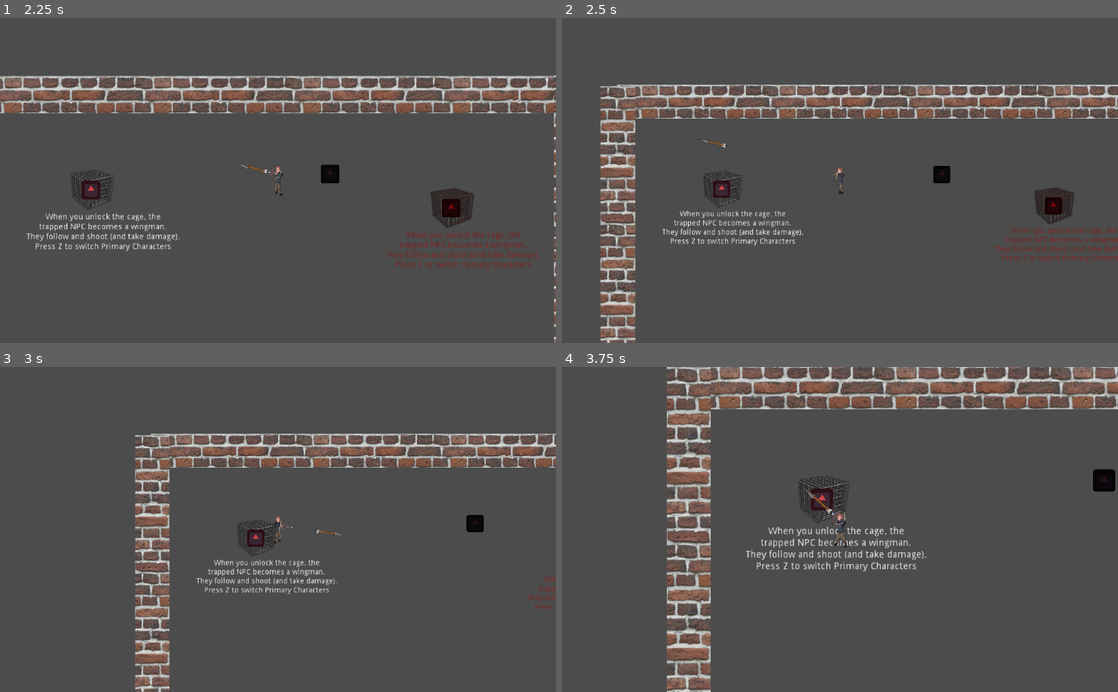
Above: before the commit, frames 1-4 (two rows, left to right).
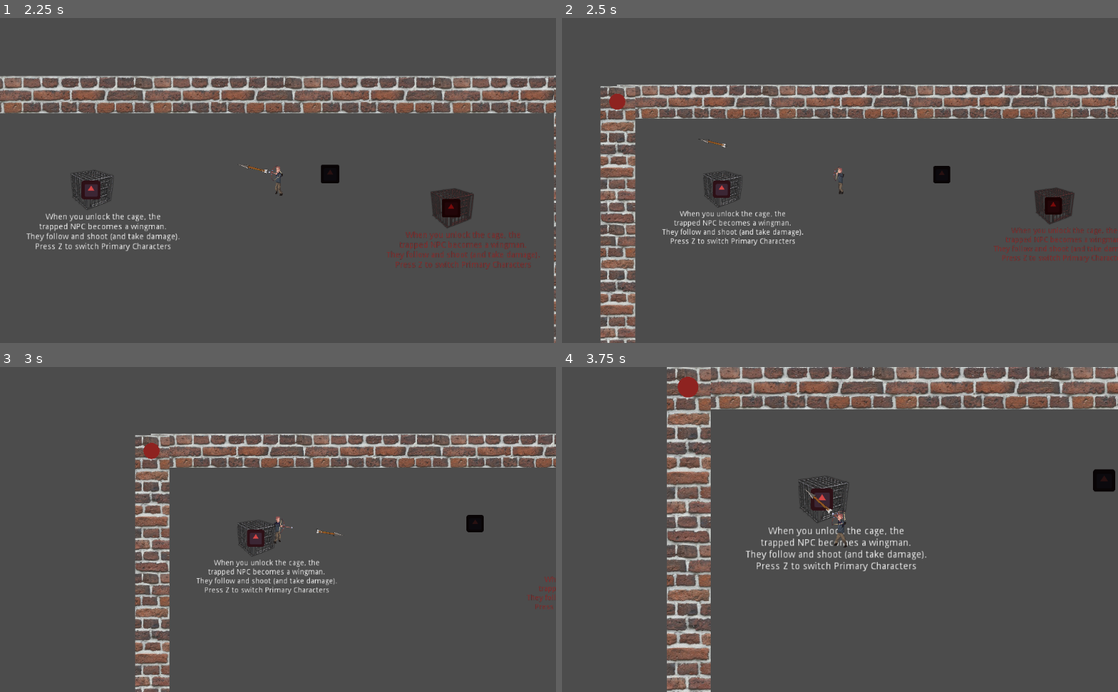
Above: after the commit, the same moments.

Repository: godot-wildlings/rogue
Game: Godot game, scene res://Main.tscn
Same seed, same stepped clock (60 frames per second), same inputs: the game is played once before the commit and once after it. The engine's default icon, where the game draws it, is replaced by a stand-in: a white triangle on a blue panel in a dark square.
Inputs (mouse positions are in pixels of both pictures, inside the frame that each line leads up to):
- Up to frame 1 (2.25 s): tap Enter at 0.5 s; move the mouse to (250, 245) at 0.52 s; hold Space (attack) 0.53-1.28 s; hold W (mv_up) 0.53-2.03 s; click (250, 245) at 0.67 s; move the mouse to (444, 229) at 1.27 s; tap Mouse wheel down (zoom_in) at 1.35 s; click (444, 229) at 1.42 s; move the mouse to (111, 131) at 2.02 s; hold A (mv_left) from 2.03 s (still down); tap Mouse wheel up (zoom_out) at 2.1 s; click (111, 131) at 2.17 s
- Up to frame 2 (2.5 s): keep holding A (mv_left)
- Up to frame 3 (3 s): keep holding A (mv_left); move the mouse to (305, 529) at 2.77 s; tap Space (attack) at 2.85 s; click (305, 529) at 2.92 s
- Up to frame 4 (3.75 s): move the mouse to (756, 448) at 3.52 s; release A (mv_left) at 3.53 s; hold S (mv_down) from 3.53 s (still down); tap Mouse wheel down (zoom_in) at 3.6 s; click (756, 448) at 3.67 s

Frame 1 is identical in both runs. In frame 2, 0.1% of the frame differs, in the area x 8-12%, y 23-29%; in frame 3, 0.1%; in frame 4, 0.2%, in the area x 20-25%, y 2-10%.

Commit message:
adding rudimentary formations
Work in Progress

Diff:
--- a/Characters/NPCWingman.gd
+++ b/Characters/NPCWingman.gd
@@ -6,6 +6,11 @@
 var velocity : Vector2 = Vector2.ZERO
 var speed = 200.0
 var shooting : bool = false
+var blocked : bool = false
+var leader : KinematicBody2D # probably global.player, but maybe someday we'll have other groups in formations.
+
+var formation_position : Vector2
+
 export (PackedScene) var bulletScene = load("res://Projectiles/Arrow/Arrow.tscn")
 
 
@@ -18,7 +23,6 @@
 
 func start():
 	connect("projectile_requested", global.current_level, "_on_projectile_requested")
-	connect("follower_acquired", global.player, "_on_NPC_follower_acquired")
 
 
 # Called every frame. 'delta' is the elapsed time since the previous frame.
@@ -32,29 +36,74 @@
 
 func aggregate_vectors():
 	var returnVec : Vector2 = Vector2.ZERO
-	returnVec += get_follow_player_vector()
+	var blocked = is_blocked()
+
+	if blocked:
+		returnVec += get_formation_vector()
+	else:
+		returnVec += get_follow_leader_vector()
+
 	returnVec += get_avoid_allies_vector()
+
+	return returnVec.normalized()
+
+func get_formation_vector():
+	# store an array of idealized positions (assuming the leader is facing Vector2.RIGHT)
+	# find your position, based on your order in parent node
+	# go toward that position.
+
+	var returnVec = Vector2.ZERO
+	var myPos = get_global_position()
+	var leaderPos = leader.get_global_position()
+	var mousePos = get_global_mouse_position()
+	var offset = 45
+	var formation_positions = [ Vector2(-1, -1)*offset, Vector2(-1, 1)*offset, Vector2(-2, -2)*offset, Vector2(-2, 2)*offset]
+	var leader_targeting_angle = Vector2.RIGHT.angle_to_point(mousePos - leaderPos)
+	var my_ideal_position = leaderPos + formation_positions[get_position_in_parent()].rotated(leader_targeting_angle)
+	formation_position = my_ideal_position
+	update()
+
+	returnVec += (my_ideal_position - myPos).normalized()
+
 	return returnVec
 
-func get_follow_player_vector():
-	return (global.player.get_global_position() - self.get_global_position()).normalized()
+
+func _draw():
+	draw_circle(to_local(formation_position), 15, Color.antiquewhite)
+
+func get_follow_leader_vector():
+	return (leader.get_global_position() - self.get_global_position()).normalized()
 
 func get_avoid_allies_vector():
 	var returnVec = Vector2.ZERO
-	var avoid_distance = 55.0
+	var avoid_distance = 45.0
 
 	# do this for the player and each NPC ally following the player.
 	var myPos = get_global_position()
-	if myPos.distance_squared_to(global.player.get_global_position()) < avoid_distance * avoid_distance:
-		returnVec += (self.get_global_position() - global.player.get_global_position()).normalized()
-	return returnVec
+	if myPos.distance_squared_to(leader.get_global_position()) < avoid_distance * avoid_distance:
+		returnVec += (self.get_global_position() - leader.get_global_position()).normalized()
 
-func _on_cage_unlocked():
+	for NPC in get_parent().get_children():
+		# check for all sibling NPCs
+		if NPC != self:
+			if myPos.distance_squared_to(NPC.get_global_position()) < avoid_distance * avoid_distance:
+				returnVec += (myPos - NPC.get_global_position()).normalized()
+	if returnVec != Vector2.ZERO:
+		return returnVec.normalized()
+	else:
+		return returnVec
+
+func _on_cage_unlocked(rescuer):
 	State = States.FREE
-	emit_signal("follower_acquired", self) # tell the player we're following them
+	leader = rescuer # most likely global.player
+
+	if leader.has_method("_on_NPC_follower_acquired"):
+		connect("follower_acquired", leader, "_on_NPC_follower_acquired")
+		emit_signal("follower_acquired", self) # tell the player we're following them
 
 func commence_shooting():
 	shooting = true
+	shoot()
 	$ReloadTimer.start()
 
 func stop_shooting():
@@ -67,12 +116,30 @@
 func _on_player_stopped_shooting():
 	stop_shooting()
 
+func is_blocked():
+	var ray = $RayCast2D
+	var rot = Vector2(1,0).angle_to_point(get_global_position()-get_global_mouse_position())
+	var bulletVelocity = velocity + Vector2(global.options["arrow_speed"],0).rotated(rot)
+
+	ray.set_cast_to(bulletVelocity / 5)
+	if ray.is_colliding() == true:
+		var obstacle = ray.get_collider()
+		if obstacle:
+
+			if obstacle.is_in_group("player") or obstacle.is_in_group("player_allies"):
+
+				return true
+	return false
+
+
 func shoot():
-	#look_at(get_global_mouse_position())
+	# check for a clean line of sight. Move if you don't have one. Then shoot.
+	var rot = Vector2(1,0).angle_to_point(get_global_position()-get_global_mouse_position())
+	var bulletVelocity = velocity + Vector2(global.options["arrow_speed"],0).rotated(rot)
 
-	var rot = Vector2(1,0).angle_to_point(get_global_position()-get_global_mouse_position())
+	if not is_blocked():
+		emit_signal("projectile_requested", bulletScene, bulletVelocity, get_global_position(), rad2deg(rot))
 
-	emit_signal("projectile_requested", bulletScene, velocity + Vector2(global.options["arrow_speed"],0).rotated(rot), get_global_position(), rad2deg(rot))
 
 
 func _on_ReloadTimer_timeout():
--- a/Characters/NPCWingman1.tscn
+++ b/Characters/NPCWingman1.tscn
@@ -10,7 +10,9 @@
 position = Vector2( -2.37373, 0.353638 )
 script = ExtResource( 1 )
 
-[node name="CollisionShape2D" type="CollisionShape2D" parent="."]
+[node name="CollisionShape2D" type="CollisionShape2D" parent="." groups=[
+"player_allies",
+]]
 shape = SubResource( 1 )
 
 [node name="Sprite" type="Sprite" parent="."]
@@ -19,5 +21,10 @@
 texture = ExtResource( 2 )
 
 [node name="ReloadTimer" type="Timer" parent="."]
+wait_time = 0.5
+
+[node name="RayCast2D" type="RayCast2D" parent="."]
+enabled = true
+collide_with_areas = true
 
 [connection signal="timeout" from="ReloadTimer" to="." method="_on_ReloadTimer_timeout"]
--- a/Player/Player.gd
+++ b/Player/Player.gd
@@ -251,9 +251,6 @@
 
 
 
-
-
-
 func _damage_loop():
 	health = min(max_health, health)
 	if _iframes > 0:
@@ -263,25 +260,7 @@
 		modulate = Color(1, 1, 1, 1)
 		if health <= 0:
 			die()
-			#self._state = States.DEAD
-
-# moved to _on_hit
-#	for body in $Hitbox.get_overlapping_bodies():
-#		if body.is_in_group("enemies") or body.is_in_group("projectiles"):
-#			if _iframes == 0:
-#				if body.get("on_hit_dmg") != null and body.on_hit_dmg != 0:
-#					self.health -= body.on_hit_dmg
-#					_iframes = 10
-#				elif body.get("damage") != null and body.damage != 0:
-#					self.health -= body.damage
-#					_iframes = 10
-
-#func _on_health_change():
-#	if health <= 0:
-#		die()
-#		#self._state = States.DEAD
-
-#	$Label.text = "Health: " + str(health)
+
 
 func take_damage(damage):
 	health -= damage
--- a/Player/Player.tscn
+++ b/Player/Player.tscn
@@ -33,14 +33,13 @@
 loop = true
 step = 0.05
 
+[sub_resource type="StyleBoxTexture" id=5]
+region_rect = Rect2( 0, 0, 64, 10 )
+
 [sub_resource type="StyleBoxTexture" id=6]
 region_rect = Rect2( 0, 0, 64, 10 )
 
-[sub_resource type="StyleBoxTexture" id=7]
-region_rect = Rect2( 0, 0, 64, 10 )
-
 [node name="Player" type="KinematicBody2D"]
-collision_mask = 118
 script = ExtResource( 1 )
 running_footstep_frequency = 0.4
 walking_footstep_frequency = 0.8
@@ -65,7 +64,6 @@
 [node name="FireCaster" parent="Sprite/WeaponSlots/Ranged" instance=ExtResource( 5 )]
 
 [node name="CollisionShape2D" type="CollisionShape2D" parent="."]
-visible = false
 position = Vector2( -0.715149, 15.3359 )
 shape = SubResource( 1 )
 
@@ -77,11 +75,11 @@
 drag_margin_bottom = 0.0
 script = ExtResource( 6 )
 
-[node name="Hitbox" type="Area2D" parent="."]
-visible = false
-collision_mask = 48
+[node name="PlayerHitbox" type="Area2D" parent="." groups=[
+"player",
+]]
 
-[node name="CollisionShape2D" type="CollisionShape2D" parent="Hitbox"]
+[node name="CollisionShape2D" type="CollisionShape2D" parent="PlayerHitbox"]
 position = Vector2( -0.498249, 0.498251 )
 shape = SubResource( 2 )
 
--- a/Scenery/Cage.gd
+++ b/Scenery/Cage.gd
@@ -3,7 +3,7 @@
 # Declare member variables here. Examples:
 
 export var key_name : String
-signal unlocked()
+signal unlocked(byWho)
 
 # Called when the node enters the scene tree for the first time.
 func _ready():
@@ -14,8 +14,8 @@
 #func _process(delta):
 #	pass
 
-func die():
-	emit_signal("unlocked")
+func die(byWho):
+	emit_signal("unlocked", byWho)
 	for NPC in $CaptiveNPCs.get_children():
 		$CaptiveNPCs.remove_child(NPC)
 		$"../FreeNPCs".add_child(NPC)
@@ -33,6 +33,6 @@
 					correct_key = true
 					$ding.play()
 					yield(get_tree().create_timer(0.6), "timeout")
-					die()
+					die(body)
 			if correct_key == false:
 				$buzzer.play()
Not shown: 2 places in Levels/LevelTest.tscn that only renumber resources
Not shown: 1 places in Player/Player.tscn that only renumber resources
